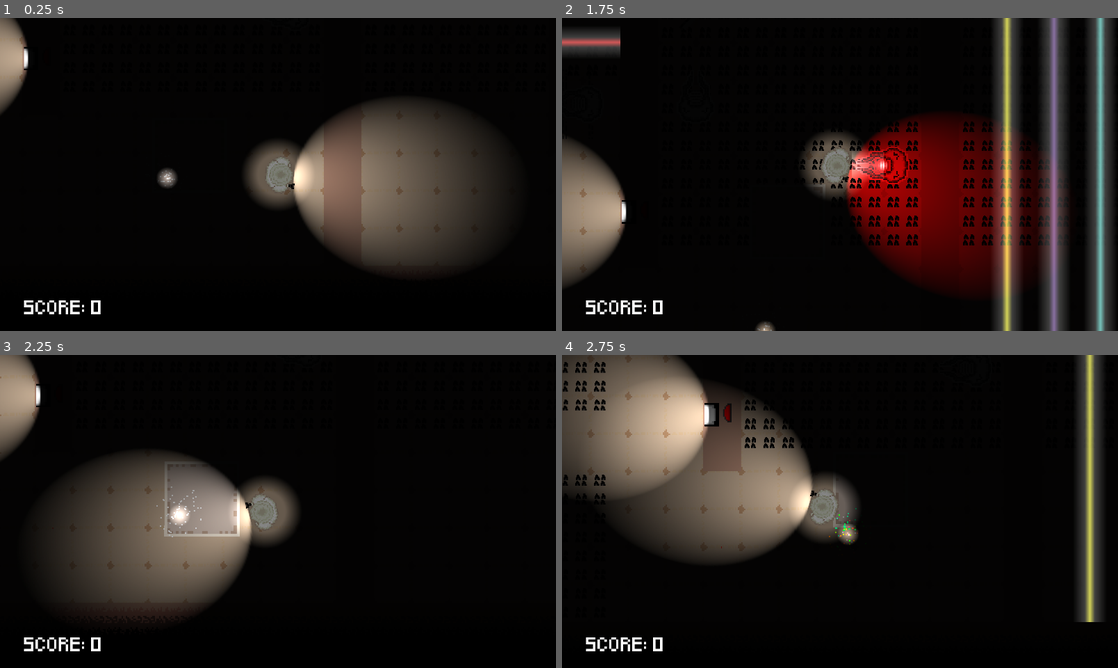
Above: before the commit, frames 1-4 (two rows, left to right).
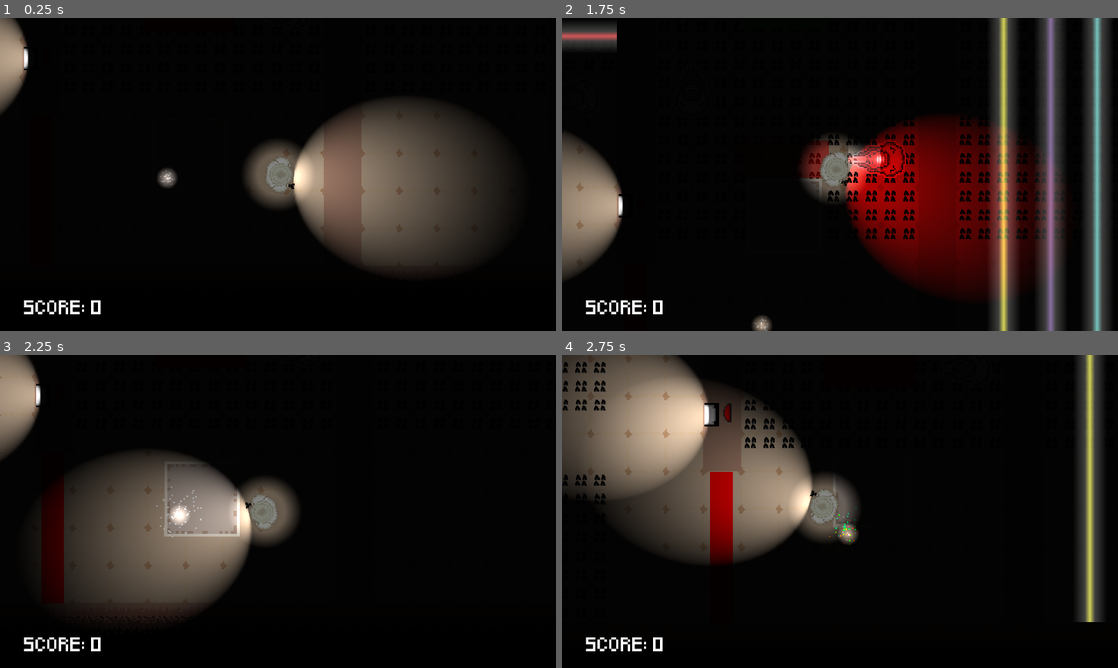
Above: after the commit, the same moments.

Repository: ToumaKamijou/Game-Making-A3
Game: Godot game, scene res://scenes/game_controller.tscn
Same seed, same stepped clock (60 frames per second), same inputs: the game is played once before the commit and once after it.
Inputs (mouse positions are in pixels of both pictures, inside the frame that each line leads up to):
- Up to frame 1 (0.25 s): no input
- Up to frame 2 (1.75 s): tap Enter at 0.5 s; move the mouse to (812, 237) at 0.52 s; hold Space (change_flash_color) 0.53-1.28 s; hold W (move_up) from 0.53 s (still down); move the mouse to (1006, 221) at 1.27 s; tap F (interact) at 1.35 s
- Up to frame 3 (2.25 s): move the mouse to (111, 464) at 2.02 s; release W (move_up) at 2.03 s; hold A (move_left) from 2.03 s (still down); tap R at 2.1 s
- Up to frame 4 (2.75 s): keep holding A (move_left)

The runs differ from the first frame. In frame 2, 13% of the frame differs, in the area x 0-98%, y 0-100%; in frame 3, 0.9%; in frame 4, 1.2%.
Error in both runs: Invalid access to property or key 'global_position' on a base object of type 'Nil'. (res://scripts/2D/player/player.gd:54)

Commit message:
new wall raycast update

Diff:
--- a/a-3-game/scripts/2D/gameplay/flashable_wall.gd
+++ b/a-3-game/scripts/2D/gameplay/flashable_wall.gd
@@ -1,7 +1,5 @@
-@tool
 extends StaticBody2D
 
-@export var _scale := Vector2(1,1)
 @onready var raycast = $RayCast2D
 var laser_origin: Node2D
 var collider: Node2D
@@ -18,7 +16,6 @@
 var just_lit := false
 
 @onready var mesh: MeshInstance2D = $MeshInstance2D
-@onready var collision: CollisionShape2D = $CollisionShape2D
 
 const COLOR_MAP = {
 	# Colors are at .8 transparency purely for visual elegance. This is also where the lasers derive their colors from.
@@ -63,12 +60,15 @@
 
 
 func _ready() -> void:
+	raycast.global_scale = Vector2(1,1)
+	raycast.scale = Vector2(1,1)
+	raycast.global_rotation = 0
+	raycast.rotation = 0
 	if COLOR_MAP.has(_color_type):
 		mesh.modulate = COLOR_MAP[_color_type]
 	if not is_in_group("Flashable"):
 		add_to_group("Flashable")
-	mesh.scale = _scale
-	collision.scale = _scale
+
 
 
 func _physics_process(_delta: float) -> void:
